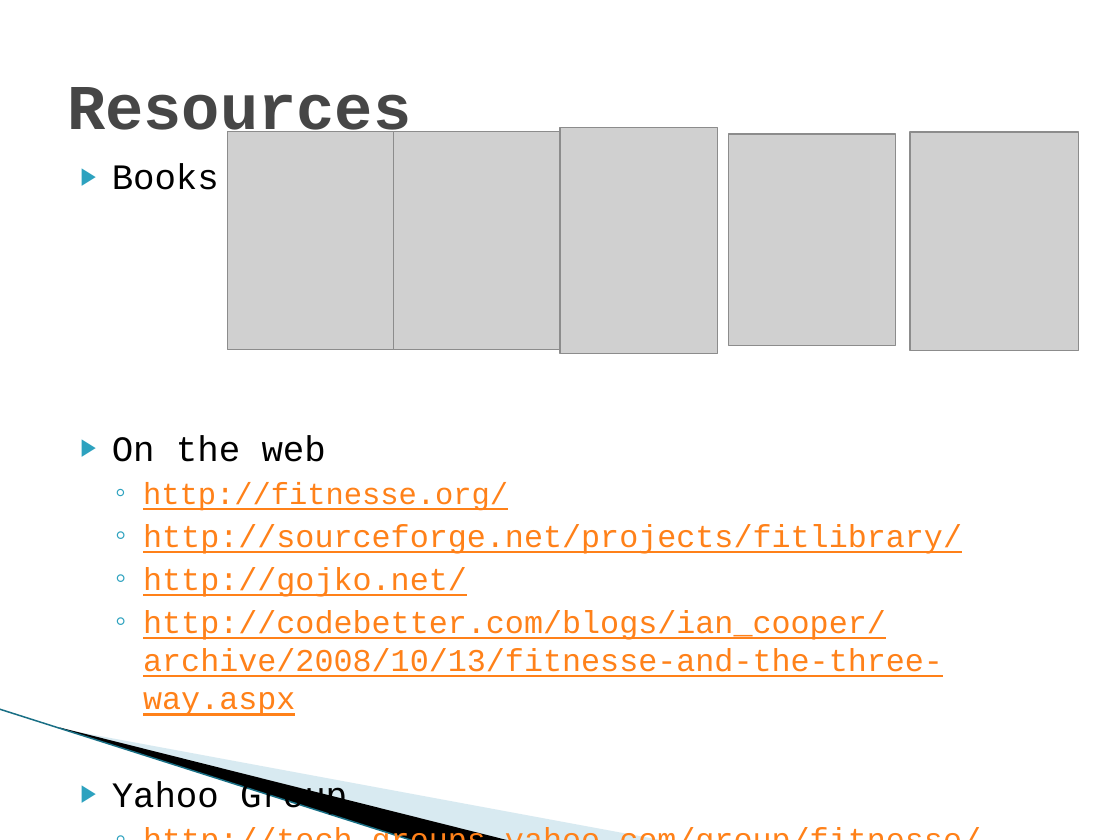
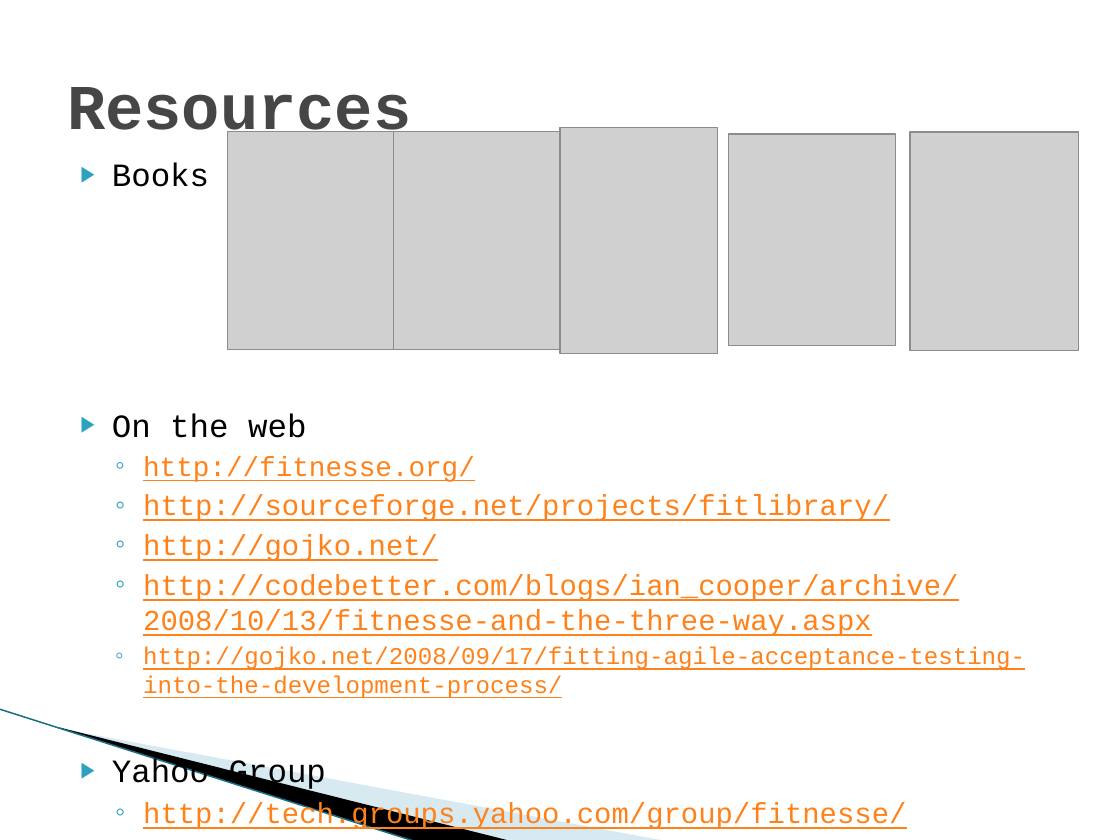
Before and after one commit to michelgrootjans/agileacceptancetesting, a slide deck: slide 24 of Slides/20090604_Ihc_AgileAcceptanceTesting.pptx (slide 30 before the commit). Drawn at 1120x840 pixels with LibreOffice and Linux fonts; fonts in the diff are those of the drawing; grey boxes stand for pictures; background and template pictures are left out. Boxes give left, top, right and bottom in pixels: in the first picture for what was removed or moved away, otherwise in the second. Text is boxed around its words. In the diff, an @@ line names an element or a change of style, - is before the commit and + after.

```diff
--- a/Slides/20090604_Ihc_AgileAcceptanceTesting.pptx
+++ b/Slides/20090604_Ihc_AgileAcceptanceTesting.pptx
@@ text at [112, 163, 958, 831]: size 22.9 to 20.9 pt in "Books", "On the web", "Yahoo Group"; size 19.6 to 17.8 pt in "http://fitnesse.org/"; size 20.4 to 18.6 pt in "http://sourceforge.net/projects/fitlibrary/", "http://gojko.net/", "http://codebetter.com/blogs/ian_cooper/archive/2008/10/13/fi ...", "http://tech.groups.yahoo.com/group/fitnesse/" @@
@@ text at [143, 647, 1025, 698]: paragraph added @@
+  ◦ http://gojko.net/2008/09/17/fitting-agile-acceptance-testing-into-the-development-process/
```
Also in this commit, not shown: 4 other slides changed, 5 slides added, 6 slides removed, 3 other files.
